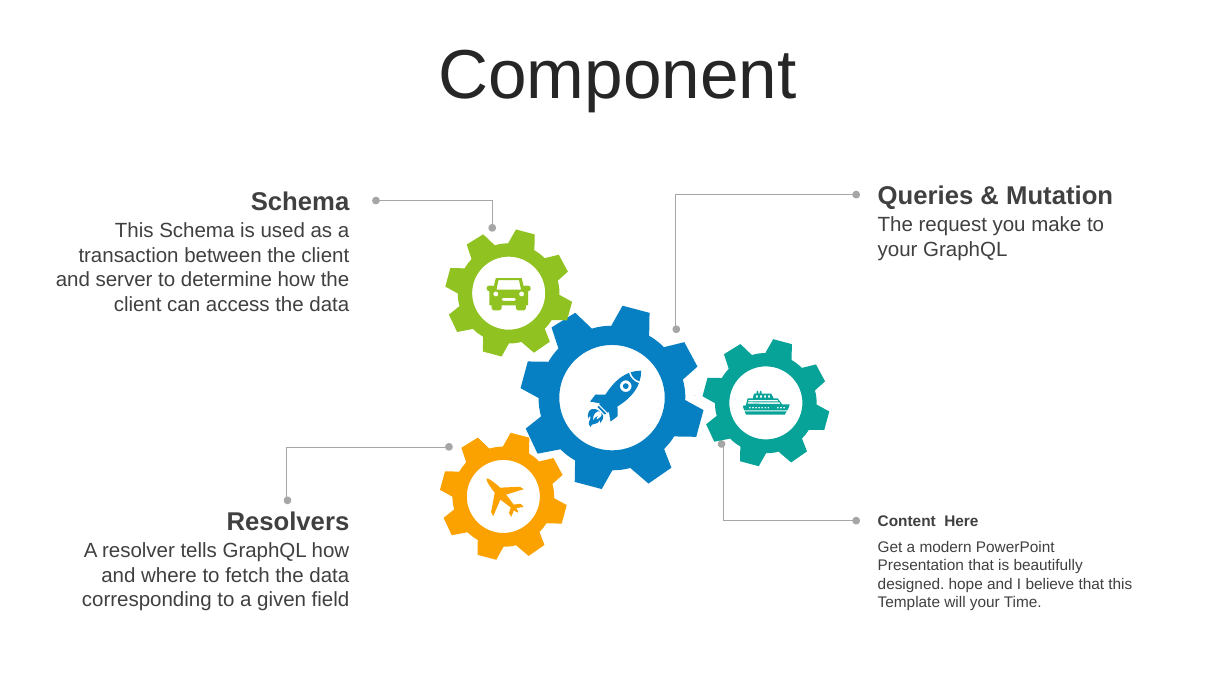
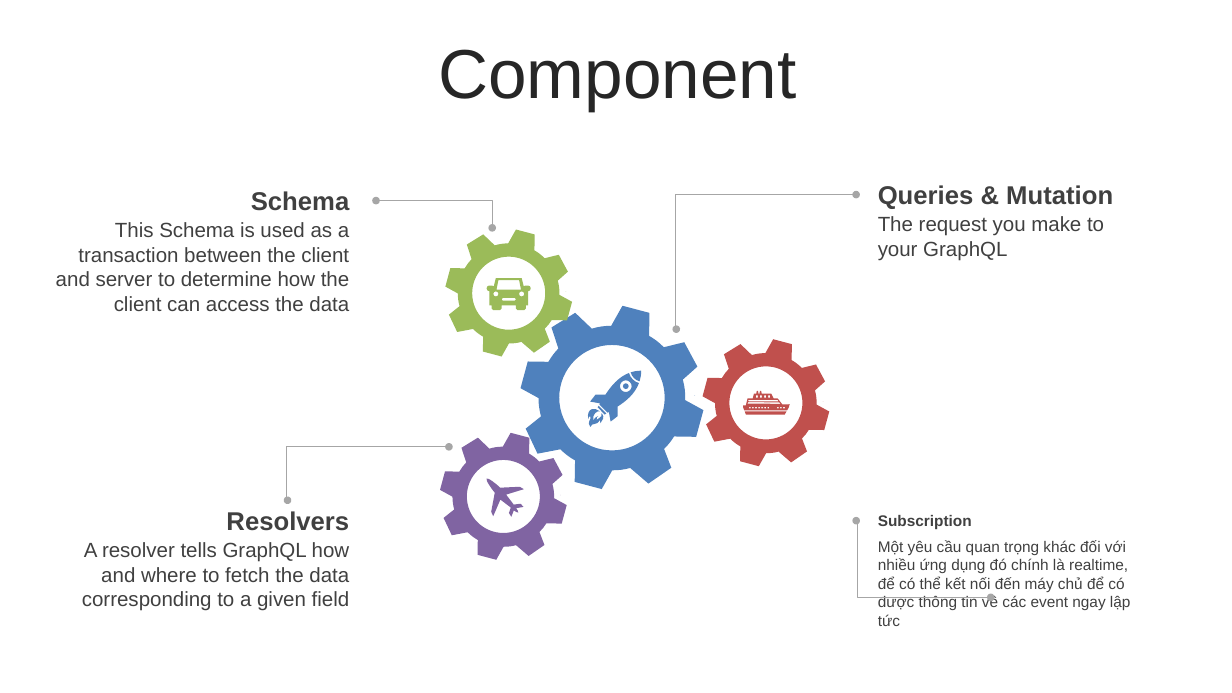
Before and after one commit to thanhlongvl/sportdemo, a slide deck: slide 13 of thuyettrinh.pptx (slide 10 before the commit). Drawn at 1232x693 pixels with LibreOffice and Linux fonts; fonts in the diff are those of the drawing. Boxes give left, top, right and bottom in pixels: in the first picture for what was removed or moved away, otherwise in the second. Text is boxed around its words. In the diff, an @@ line names an element or a change of style, - is before the commit and + after.

```diff
--- a/thuyettrinh.pptx
+++ b/thuyettrinh.pptx
@@ freeform shape at (x1=445, y1=229, x2=572, y2=356): fill #90C221 to #9BBB59; outline redrawn @@
@@ freeform shape at (x1=487, y1=278, x2=531, y2=311): fill #90C221 to #9BBB59; outline redrawn @@
@@ freeform shape at (x1=520, y1=306, x2=703, y2=489): fill #0680C3 to #4F81BD; outline redrawn @@
@@ freeform shape at (x1=702, y1=339, x2=829, y2=466): fill #07A398 to #C0504D; outline redrawn @@
@@ freeform shape at (x1=577, y1=360, x2=652, y2=435): fill #0680C3 to #4F81BD; outline redrawn @@
@@ freeform shape at (x1=743, y1=391, x2=789, y2=415): fill #07A398 to #C0504D; outline redrawn @@
@@ elbow double arrow (287, 500) - (449, 447): stroke #A6A6A6 0.5 pt to #A6A6A6 0.75 pt; route changed @@
@@ freeform shape at (x1=440, y1=433, x2=567, y2=559): fill #FBA200 to #8064A2; outline redrawn @@
@@ elbow double arrow removed from (857, 521) to (722, 445) @@
@@ freeform shape at (x1=486, y1=479, x2=524, y2=518): fill #FBA200 to #8064A2; outline redrawn @@
@@ elbow double arrow added from (991, 597) to (857, 521), #A6A6A6 0.75 pt @@
@@ text at (x1=878, y1=515, x2=972, y2=529): text changed @@
-Content Here
+Subscription
@@ text removed at (x1=878, y1=541, x2=1132, y2=610) @@
-Get a modern PowerPoint Presentation that is beautifully designed. hope and I believe that this Template will your Time.
@@ text added at (x1=878, y1=540, x2=1131, y2=626), 12 pt, text #404040 @@
+Một yêu cầu quan trọng khác đối với nhiều ứng dụng đó chính là realtime, để có thể kết nối đến máy chủ để có được thông tin về các event ngay lập tức
```
Also in this commit, not shown: 21 other slides changed, 8 slides added, 38 slides removed, 3 other files.
